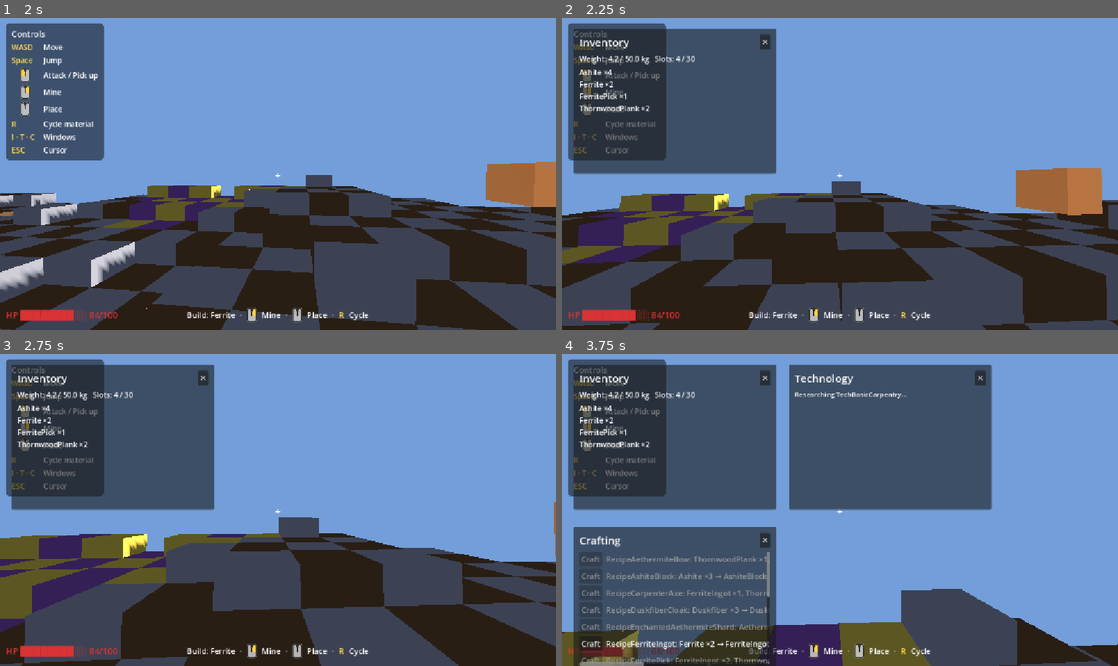
Above: before the commit, frames 1-4 (two rows, left to right).
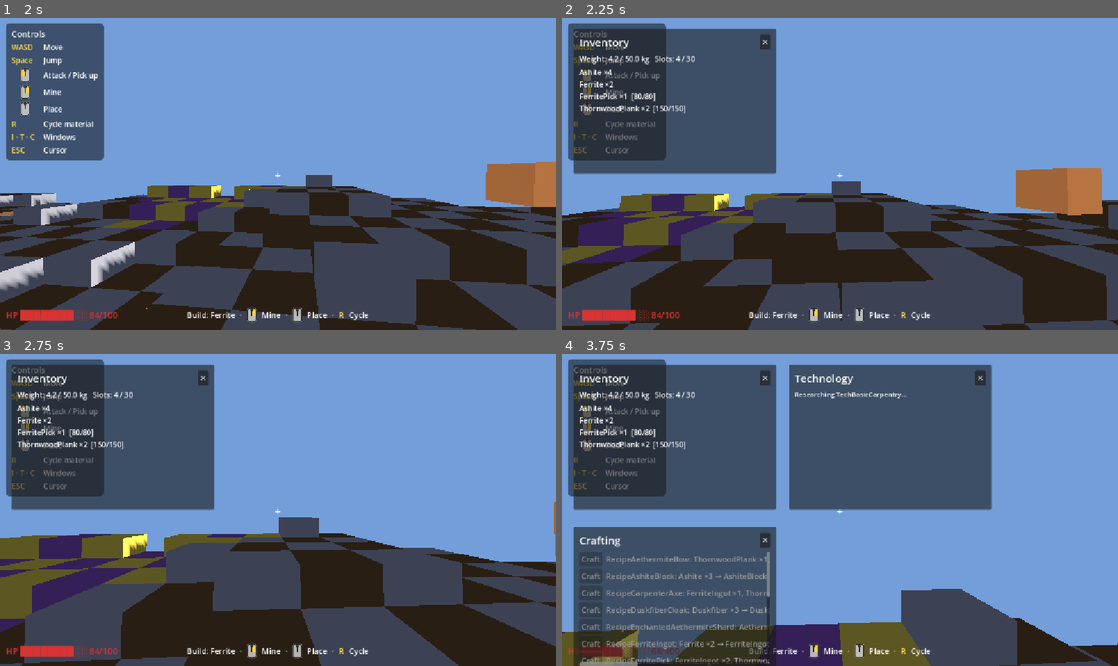
Above: after the commit, the same moments.

Repository: Tubaleviao/project-nihon
Game: Godot game, scene res://Main.tscn
Two runs of this game, one before a commit and one after it. Both use one fixed random seed, a clock stepped at 60 frames per second and the inputs below.
Inputs (mouse positions are in pixels of both pictures, inside the frame that each line leads up to):
- Up to frame 1 (2 s): tap Enter (ui_accept) at 0.5, 0.77, 1.52 s; move the mouse to (305, 170) at 0.52 s; hold W from 0.53 s (still down); tap F at 0.6 s; click (305, 170) at 0.67 s; move the mouse to (250, 174) at 1.27 s; tap R at 1.35 s
- Up to frame 2 (2.25 s): keep holding W; move the mouse to (851, 167) at 2.02 s; tap I at 2.1 s
- Up to frame 3 (2.75 s): keep holding W
- Up to frame 4 (3.75 s): move the mouse to (812, 572) at 2.77 s; tap T at 2.85 s; click (812, 572) at 2.92 s; tap Enter (ui_accept) at 3.02 s; move the mouse to (1006, 556) at 3.52 s; release W at 3.53 s; hold A from 3.53 s (still down); tap C at 3.6 s

Frame 1 is identical in both runs. In frame 2, 0.1% of the frame differs, in the area x 12-23%, y 24-31%; in frame 3, 0.1%; in frame 4, 0.5%, in the area x 3-38%, y 24-100%.

Commit message:
feat(station): Phase 16 — station-gated crafting and tool durability
- Add StationSlice (src/world/station_slice.gd): place/track crafting stations + nearest_station(pos, type, radius).
- Gate crafting on each recipe's station field (station_required:<type> when none within STATION_RADIUS).
- Track tool durability in InventorySlice: use_item decrements by action type; broken tools block and emit item_broke.
- UI: durability readout in inventory window + station shown inline in crafting rows.
- Tests: station gate (blocked/passes) + durability (decrement, item_broke).
- Docs: mark Phase 16 done in ROADMAP + README; commit creature_ai.gd.uid sidecar.

Diff:
--- a/src/core/bus.gd
+++ b/src/core/bus.gd
@@ -122,6 +122,11 @@
 ## The UI slice listens to refresh the inventory window.
 signal inventory_changed()
 
+## Emitted by InventorySlice when a durable item's condition reaches broken
+## (durability hits 0) and its action is blocked.
+## item_id : String — GameData item key (e.g. "FerritePick")
+signal item_broke(item_id: String)
+
 # ---------------------------------------------------------------------------
 # Crafting
 # ---------------------------------------------------------------------------
@@ -133,6 +138,16 @@
 ## Emitted by CraftingSlice with the outcome of a craft attempt.
 ## result : Dictionary — { recipe_id, success, outputs: [{ item, quantity }], reason }
 signal craft_resolved(result: Dictionary)
+
+# ---------------------------------------------------------------------------
+# Stations
+# ---------------------------------------------------------------------------
+
+## Emitted by StationSlice when a crafting station is placed in the world.
+## station_id : String  — unique runtime identifier
+## type       : String  — station type (e.g. "forge", "alchemy bench")
+## position   : Vector3 — world position
+signal station_placed(station_id: String, type: String, position: Vector3)
 
 # ---------------------------------------------------------------------------
 # Mining / building
--- a/src/core/game_root.gd
+++ b/src/core/game_root.gd
@@ -18,6 +18,7 @@
 const CharacterSlice   := preload("res://src/character/character_slice.gd")
 const CraftingSlice    := preload("res://src/crafting/crafting_slice.gd")
 const TechnologySlice  := preload("res://src/technology/technology_slice.gd")
+const StationSlice     := preload("res://src/world/station_slice.gd")
 const UiSlice          := preload("res://src/ui/ui_slice.gd")
 const TestSuite        := preload("res://src/tests/test_suite.gd")
 
@@ -34,6 +35,7 @@
 var _character:   CharacterSlice
 var _crafting:    CraftingSlice
 var _technology:  TechnologySlice
+var _station:     StationSlice
 var _ui:          UiSlice
 
 func _ready() -> void:
@@ -57,6 +59,7 @@
 	_character   = CharacterSlice.new()
 	_crafting    = CraftingSlice.new()
 	_technology  = TechnologySlice.new()
+	_station     = StationSlice.new()
 	_ui          = UiSlice.new()
 
 	# CreatureSlice needs the terrain to place spawns on the surface; wire it
@@ -68,7 +71,7 @@
 	_creature_ai.player_slice   = _player
 	_creature_ai.battle_slice   = _battle
 
-	for s in [_terrain, _voxel, _battle, _creature, _creature_ai, _networking, _persistence, _player, _loot, _inventory, _character, _crafting, _technology, _ui]:
+	for s in [_terrain, _voxel, _battle, _creature, _creature_ai, _networking, _persistence, _player, _loot, _inventory, _character, _crafting, _technology, _station, _ui]:
 		s.name = s.get_script().resource_path.get_file().get_basename()
 		add_child(s)
 
@@ -80,6 +83,8 @@
 	_loot.creature_slice      = _creature
 	_crafting.inventory_slice = _inventory
 	_crafting.technology_slice = _technology
+	_crafting.station_slice = _station
+	_station.player_slice = _player
 	_technology.inventory_slice = _inventory
 	_voxel.terrain_slice      = _terrain
 	_voxel.inventory_slice    = _inventory
@@ -111,6 +116,8 @@
 	GameBus.creature_alert.connect(func(iid): print("[AI] %s → alert" % iid))
 	GameBus.creature_aggressive.connect(func(iid): print("[AI] %s → aggressive" % iid))
 	GameBus.creature_fleeing.connect(func(iid): print("[AI] %s → fleeing" % iid))
+	GameBus.station_placed.connect(func(id, type, pos): print("[Station] %s [%s] placed at %s" % [type, id, pos]))
+	GameBus.item_broke.connect(func(iid): print("[Item] %s broke!" % iid))
 
 	# Lighting — a directional "sun" plus soft ambient sky fill.
 	var sun := DirectionalLight3D.new()
@@ -218,6 +225,15 @@
 	_technology.complete_research("TechBasicSmithing")      # force-complete (demo)
 	GameBus.research_requested.emit("TechBasicCarpentry")   # consumes Thornwood ×4
 	_technology.complete_research("TechBasicCarpentry")
+
+	# Station gating (Phase 16): recipes with a `station` field need a nearby
+	# structure. Crafting before any station is placed fails on the station gate.
+	GameBus.craft_requested.emit("RecipeFerriteIngot")      # FAIL: station_required:forge
+
+	# Place a forge and a carpentry bench beside the player.
+	var ppos: Vector3 = _player.get_position()
+	_station.place_station("forge", ppos + Vector3(2.0, 0.0, 0.0))
+	_station.place_station("carpentry bench", ppos + Vector3(-2.0, 0.0, 0.0))
 
 	# Now the smithing chain resolves through the bus.
 	GameBus.craft_requested.emit("RecipeFerriteIngot")      # 2 Ferrite → 1 FerriteIngot
--- a/src/crafting/crafting_slice.gd
+++ b/src/crafting/crafting_slice.gd
@@ -10,9 +10,10 @@
 ## GameData.MATERIALS. The inventory treats both uniformly (keys are strings);
 ## raw material weights resolve to 0 until materials gain a weight model.
 ##
-## Station gating ("forge", "alchemy bench", …) is intentionally NOT enforced
-## yet — there is no building system to place stations. The `station` field is
-## carried through for documentation and future gating.
+## Station gating: recipes whose `recipe` json names a `station` field must be
+## crafted within STATION_RADIUS of a placed station of that type. The station
+## slice (src/world/station_slice.gd) tracks placed stations; this slice reads
+## the `station` field and fails with `station_required:<type>` when none is near.
 ##
 ## Plug contract (GameBus signals consumed / emitted):
 ##   IN  : craft_requested(recipe_id)
@@ -35,6 +36,13 @@
 ## Set by game_root so recipes are gated behind the technology tree. When null
 ## (isolated unit tests) the gate is not applied.
 var technology_slice: Node = null
+
+## Set by game_root so recipes are gated behind a nearby crafting station. When
+## null (isolated unit tests) the gate is not applied.
+var station_slice: Node = null
+
+## Radius (m) within which a recipe's required station must be placed.
+const STATION_RADIUS: float = 8.0
 
 ## Runtime player skill tiers: skill key → tier name. Seeded from
 ## GameData.SKILLS at the lowest tier; a progression system raises them later.
@@ -59,6 +67,10 @@
 	var tech_reason := _check_tech_gate(recipe_id)
 	if tech_reason != "":
 		return _fail(recipe_id, tech_reason)
+
+	var station_reason := _check_station_gate(recipe)
+	if station_reason != "":
+		return _fail(recipe_id, station_reason)
 
 	var inputs: Array = recipe.get("inputs", [])
 	var outputs: Array = recipe.get("outputs", [])
@@ -105,6 +117,9 @@
 	var tech_reason := _check_tech_gate(recipe_id)
 	if tech_reason != "":
 		return _result(recipe_id, false, [], tech_reason)
+	var station_reason := _check_station_gate(recipe)
+	if station_reason != "":
+		return _result(recipe_id, false, [], station_reason)
 	if inventory_slice == null:
 		return _result(recipe_id, false, [], "no_inventory")
 	for entry in recipe.get("inputs", []):
@@ -172,6 +187,21 @@
 		return "technology_locked:%s" % tech_id
 	return "technology_locked"
 
+## Return "" when the recipe's required station (its `station` json field) is
+## absent OR a matching station is within STATION_RADIUS of the player, else a
+## `station_required:<type>` reason string. Recipes without a station field are
+## not gated. When no station slice is wired (isolated unit tests) the gate is
+## skipped — mirroring the technology gate's isolated-test behaviour.
+func _check_station_gate(recipe: Dictionary) -> String:
+	var station: String = str(recipe.get("station", ""))
+	if station == "":
+		return ""
+	if station_slice == null or not station_slice.has_method("station_near_player"):
+		return ""
+	if station_slice.station_near_player(station, STATION_RADIUS):
+		return ""
+	return "station_required:%s" % station
+
 func _tier_rank(tier: String) -> int:
 	return TIER_ORDER.find(tier)
 
--- a/src/inventory/inventory_slice.gd
+++ b/src/inventory/inventory_slice.gd
@@ -56,6 +56,23 @@
 ## Built at _ready() from GameData.ITEMS so fabric item weights are authoritative.
 var _item_weight_cache: Dictionary = {}
 
+## Durability tracking: item_id -> remaining durability points. Populated lazily
+## from GameData.ITEMS for items that declare a `durability` field (tools,
+## weapons, armor). Stacks of a durable item share one durability value — the
+## inventory models item_id -> quantity, not per-slot item instances.
+var _item_durability_cache: Dictionary = {}
+var _durability: Dictionary = {}
+
+## Durability points consumed per use, by action type. Actions without a
+## specific entry fall back to DURABILITY_DECREMENT.
+const DURABILITY_DECREMENT: float = 1.0
+const ACTION_DECREMENT: Dictionary = {
+	"mine": 1.0,
+	"chop": 1.0,
+	"place": 1.0,
+	"attack": 1.0,
+}
+
 ## The actual inventory: item_id -> quantity.
 var _contents: Dictionary = {}
 var _current_weight: float = 0.0
@@ -67,6 +84,7 @@
 func _ready() -> void:
 	_load_capacity()
 	_build_weight_cache()
+	_build_durability_cache()
 	GameBus.pickup_requested.connect(_on_pickup_requested)
 
 func get_contents() -> Dictionary:
@@ -153,6 +171,59 @@
 		return false
 	return true
 
+## Whether `item_id` has a durability field in the fabric (tools/weapons/armor).
+func is_durable(item_id: String) -> bool:
+	return _item_durability_cache.has(item_id)
+
+## Current remaining durability for `item_id`, or -1.0 when the item has no
+## durability model. Returns max durability when the item is held but has not
+## yet been used.
+func get_durability(item_id: String) -> float:
+	if not _item_durability_cache.has(item_id):
+		return -1.0
+	_ensure_durability(item_id)
+	return float(_durability[item_id])
+
+## Maximum durability points for `item_id` from GameData.ITEMS, or -1.0.
+func get_max_durability(item_id: String) -> float:
+	return float(_item_durability_cache.get(item_id, -1.0))
+
+## Current condition tier (pristine → worn → damaged → broken) for a durable
+## item, derived from durability points vs. max. Non-durable items return "".
+func get_condition(item_id: String) -> String:
+	if not _item_durability_cache.has(item_id):
+		return ""
+	var max_d := get_max_durability(item_id)
+	var cur := get_durability(item_id)
+	if cur <= 0.0:
+		return "broken"
+	if cur >= max_d:
+		return "pristine"
+	if cur >= max_d * 0.5:
+		return "worn"
+	return "damaged"
+
+## Use a held item for `action_type`. Returns true when the action is allowed
+## (item held and, for durable items, not already broken); false when blocked.
+## Using a durable item decrements its durability; crossing to 0 emits item_broke
+## and blocks the action from here on.
+func use_item(item_id: String, action_type: String = "use") -> bool:
+	if _contents.get(item_id, 0) <= 0:
+		return false
+	if not _item_durability_cache.has(item_id):
+		return true
+	_ensure_durability(item_id)
+	if float(_durability[item_id]) <= 0.0:
+		GameBus.item_broke.emit(item_id)
+		return false
+	var dec := float(ACTION_DECREMENT.get(action_type, DURABILITY_DECREMENT))
+	_durability[item_id] = maxf(float(_durability[item_id]) - dec, 0.0)
+	GameBus.inventory_changed.emit()
+	if float(_durability[item_id]) <= 0.0:
+		GameBus.item_broke.emit(item_id)
+		return false
+	return true
+
 # ---------------------------------------------------------------------------
 # Private
 # ---------------------------------------------------------------------------
@@ -225,5 +296,20 @@
 		if res != null:
 			_item_weight_cache[key] = float(res.get("weight"))
 
+## Build the durability cache from GameData.ITEMS: every item that declares a
+## `durability` field (tools, weapons, armor, some components) is tracked.
+func _build_durability_cache() -> void:
+	for key in GameData.ITEMS:
+		var res: Resource = GameData.ITEMS[key]
+		if res != null:
+			var d = res.get("durability")
+			if d != null and float(d) > 0.0:
+				_item_durability_cache[key] = float(d)
+
 func _item_weight(item_id: String) -> float:
 	return float(_item_weight_cache.get(item_id, 0.0))
+
+## Initialize a durable item's durability to its fabric max on first access.
+func _ensure_durability(item_id: String) -> void:
+	if _item_durability_cache.has(item_id) and not _durability.has(item_id):
+		_durability[item_id] = _item_durability_cache[item_id]
--- a/src/tests/test_suite.gd
+++ b/src/tests/test_suite.gd
@@ -20,6 +20,7 @@
 const TechnologySlice := preload("res://src/technology/technology_slice.gd")
 const UiSlice         := preload("res://src/ui/ui_slice.gd")
 const VoxelSlice      := preload("res://src/terrain/voxel_slice.gd")
+const StationSlice    := preload("res://src/world/station_slice.gd")
 
 var _pass: int = 0
 var _fail: int = 0
@@ -72,6 +73,10 @@
 	_run_test("crafting: missing inputs fail",                _test_crafting_missing_inputs)
 	_run_test("crafting: unknown recipe rejected",            _test_crafting_unknown_recipe)
 	_run_test("crafting: can_craft does not mutate",          _test_crafting_can_craft_no_mutate)
+	_run_test("station: gate blocks without nearby station",  _test_station_gate_blocks)
+	_run_test("station: gate passes when station nearby",     _test_station_gate_passes)
+	_run_test("durability: use decrements points",            _test_durability_use_decrements)
+	_run_test("durability: broken tool emits item_broke",     _test_durability_broken_emits)
 	_run_test("technology: recipe resolves to owning tech",    _test_technology_recipe_resolves_to_tech)
 	_run_test("technology: research requires prerequisite",    _test_technology_research_requires_prereq)
 	_run_test("technology: research consumes materials",       _test_technology_research_consumes_materials)
@@ -626,6 +631,85 @@
 	inv.queue_free()
 
 # ---------------------------------------------------------------------------
+# StationSlice tests (Phase 16 station-gated crafting)
+# ---------------------------------------------------------------------------
+
+func _test_station_gate_blocks() -> void:
+	var station := StationSlice.new()
+	add_child(station)
+	var craft := CraftingSlice.new()
+	add_child(craft)
+	var inv := InventorySlice.new()
+	add_child(inv)
+	craft.inventory_slice = inv
+	craft.station_slice = station
+	inv.add_item("Ferrite", 2)
+	craft.set_skill("Smithing", "novice")
+	# Player at origin with no station placed → RecipeFerriteIngot (forge) blocked.
+	station.set_player_position(Vector3.ZERO)
+	var result := craft.craft("RecipeFerriteIngot")
+	assert_false(result["success"], "craft blocked without a nearby forge")
+	assert_true(str(result["reason"]).begins_with("station_required"), "reason is station_required")
+	station.queue_free()
+	craft.queue_free()
+	inv.queue_free()
+
+func _test_station_gate_passes() -> void:
+	var station := StationSlice.new()
+	add_child(station)
+	var craft := CraftingSlice.new()
+	add_child(craft)
+	var inv := InventorySlice.new()
+	add_child(inv)
+	craft.inventory_slice = inv
+	craft.station_slice = station
+	inv.add_item("Ferrite", 2)
+	craft.set_skill("Smithing", "novice")
+	station.set_player_position(Vector3.ZERO)
+	station.place_station("forge", Vector3(1.0, 0.0, 0.0))
+	var result := craft.craft("RecipeFerriteIngot")
+	assert_true(result["success"], "craft succeeds with a forge nearby")
+	assert_eq(inv.get_item_count("FerriteIngot"), 1, "FerriteIngot produced")
+	station.queue_free()
+	craft.queue_free()
+	inv.queue_free()
+
+# ---------------------------------------------------------------------------
+# Inventory durability tests (Phase 16 tool durability)
+# ---------------------------------------------------------------------------
+
+func _test_durability_use_decrements() -> void:
+	var inv := InventorySlice.new()
+	add_child(inv)
+	inv.add_item("FerritePick", 1)
+	var max_d := inv.get_max_durability("FerritePick")
+	assert_true(max_d > 0.0, "FerritePick has a durability model")
+	assert_eq(inv.get_durability("FerritePick"), max_d, "fresh tool starts at max durability")
+	var ok := inv.use_item("FerritePick", "mine")
+	assert_true(ok, "use succeeds while tool has durability")
+	assert_eq(inv.get_durability("FerritePick"), max_d - 1.0, "durability decremented by one")
+	inv.queue_free()
+
+func _test_durability_broken_emits() -> void:
+	var inv := InventorySlice.new()
+	add_child(inv)
+	inv.add_item("FerritePick", 1)
+	var broke := {}
+	GameBus.item_broke.connect(func(iid): broke["id"] = iid)
+	# Force the tool to one remaining point, then use it past the break.
+	inv._durability["FerritePick"] = 1.0
+	var ok := inv.use_item("FerritePick", "mine")
+	assert_false(ok, "use blocked when the tool breaks")
+	assert_eq(broke.get("id", ""), "FerritePick", "item_broke emitted for FerritePick")
+	assert_eq(inv.get_durability("FerritePick"), 0.0, "durability clamped at 0")
+	# A broken tool blocks further use and re-emits item_broke.
+	broke.clear()
+	var ok2 := inv.use_item("FerritePick", "mine")
+	assert_false(ok2, "broken tool blocks further use")
+	assert_eq(broke.get("id", ""), "FerritePick", "item_broke re-emitted on broken use")
+	inv.queue_free()
+
+# ---------------------------------------------------------------------------
 # TechnologySlice tests (research gates)
 # ---------------------------------------------------------------------------
 
--- a/src/ui/ui_slice.gd
+++ b/src/ui/ui_slice.gd
@@ -114,7 +114,8 @@
 # Pure projections (testable without a scene tree)
 # ---------------------------------------------------------------------------
 
-## One display line per carried item ("Ferrite ×5"), sorted by key.
+## One display line per carried item ("Ferrite ×5"), sorted by key. Durable
+## items append a durability readout ("FerritePick ×1  [80/80]").
 func inventory_lines() -> Array:
 	var lines: Array = []
 	if inventory_slice == null:
@@ -125,7 +126,7 @@
 	var keys: Array = contents.keys()
 	keys.sort()
 	for item_id in keys:
-		lines.append("%s ×%d" % [item_id, contents[item_id]])
+		lines.append("%s ×%d%s" % [item_id, contents[item_id], durability_bar(item_id)])
 	return lines
 
 func inventory_usage_text() -> String:
@@ -137,6 +138,19 @@
 		inventory_slice.get_total_slots_used(),
 		inventory_slice.get_max_slots(),
 	]
+
+## Durability readout for a held durable item ("  [80/80]"), or "" when the
+## item has no durability model or is not held.
+func durability_bar(item_id: String) -> String:
+	if inventory_slice == null or not inventory_slice.has_method("get_durability"):
+		return ""
+	if inventory_slice.get_item_count(item_id) <= 0:
+		return ""
+	var cur: float = inventory_slice.get_durability(item_id)
+	if cur < 0.0:
+		return ""
+	var max_d: float = inventory_slice.get_max_durability(item_id)
+	return "  [%d/%d]" % [int(cur), int(max_d)]
 
 ## One row per recipe: { id, can_craft, reason, inputs, outputs }.
 func crafting_rows() -> Array:
@@ -153,6 +167,7 @@
 			"id": rid,
 			"can_craft": bool(check.get("success", false)),
 			"reason": str(check.get("reason", "")),
+			"station": str(recipe.get("station", "")),
 			"inputs": _fmt_entries(recipe.get("inputs", [])),
 			"outputs": _fmt_entries(recipe.get("outputs", [])),
 		})
@@ -216,6 +231,8 @@
 		btn.pressed.connect(_on_craft_pressed.bind(str(r["id"])))
 		hbox.add_child(btn)
 		var line := "%s: %s → %s" % [r["id"], r["inputs"], r["outputs"]]
+		if str(r.get("station", "")) != "":
+			line += "  @ %s" % r["station"]
 		var lbl := Label.new()
 		lbl.text = line + ("" if bool(r["can_craft"]) else "  (%s)" % r["reason"])
 		lbl.modulate = Color(1, 1, 1) if bool(r["can_craft"]) else Color(0.6, 0.6, 0.6)
--- /dev/null
+++ b/src/world/station_slice.gd
@@ -0,0 +1,85 @@
+extends Node
+## Station slice — tracks placed crafting stations as world entities.
+##
+## Stations gate recipes whose `station` field names a required structure
+## (forge, alchemy bench, carpentry bench, arcane forge, …). A recipe's
+## `station` string must match a placed station's type exactly — a "master
+## forge" is a distinct, higher-tier structure from a plain "forge".
+##
+## Plug contract (GameBus signals emitted):
+##   OUT : station_placed(station_id, type, position)
+##
+## Public API:
+##   place_station(type, position)      -> String    (station id)
+##   remove_station(station_id)
+##   get_station(station_id)            -> Dictionary
+##   get_all_stations()                 -> Array
+##   nearest_station(pos, type, radius) -> String    ("" if none in radius)
+##   station_near_player(type, radius)  -> bool
+
+## Canonical station types from fabric recipe `station` fields. The slice is
+## type-agnostic (any string can be placed), but these document the known set.
+const STATION_TYPES: Array = [
+	"forge",
+	"master forge",
+	"arcane forge",
+	"alchemy bench",
+	"carpentry bench",
+	"masonry bench",
+	"void-shielded workshop",
+]
+
+## Set by game_root so station_near_player can resolve the player's position.
+var player_slice: Node = null
+
+## Placed stations keyed by station id.
+var _stations: Dictionary = {}
+var _next_id: int = 0
+
+## Manual player-position override used when player_slice is null (tests).
+var _player_position_override: Vector3 = Vector3.ZERO
+
+func set_player_position(pos: Vector3) -> void:
+	_player_position_override = pos
+
+## Place a station of `type` at `position`; returns its unique id.
+func place_station(type: String, position: Vector3) -> String:
+	var id := "station_%d" % _next_id
+	_next_id += 1
+	_stations[id] = { "id": id, "type": type, "position": position }
+	GameBus.station_placed.emit(id, type, position)
+	return id
+
+func remove_station(station_id: String) -> void:
+	_stations.erase(station_id)
+
+func get_station(station_id: String) -> Dictionary:
+	return _stations.get(station_id, {})
+
+func get_all_stations() -> Array:
+	return _stations.values()
+
+## Return the id of the nearest station of exactly `type` within `radius` of
+## `pos`, or "" when none match.
+func nearest_station(pos: Vector3, type: String, radius: float) -> String:
+	var best := ""
+	var best_dist := radius
+	for id in _stations:
+		var s: Dictionary = _stations[id]
+		if str(s["type"]) != type:
+			continue
+		var sp: Vector3 = s["position"]
+		var d: float = sp.distance_to(pos)
+		if d <= best_dist:
+			best_dist = d
+			best = str(id)
+	return best
+
+## Whether a station of `type` is within `radius` of the player.
+func station_near_player(type: String, radius: float) -> bool:
+	return nearest_station(_player_position(), type, radius) != ""
+
+func _player_position() -> Vector3:
+	if player_slice != null and player_slice.has_method("get_position"):
+		return player_slice.get_position()
+	return _player_position_override
Not shown, added: src/creature/creature_ai.gd.uid
Not shown, added: src/world/station_slice.gd.uid
Not shown, changed: README.md
Not shown, changed: ROADMAP.md
